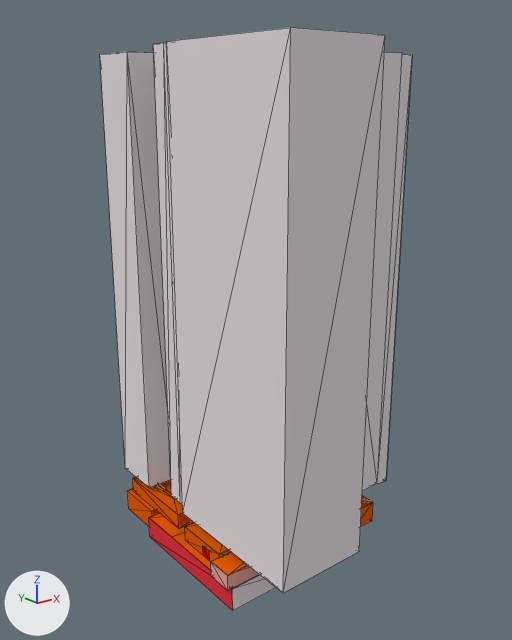
The Blender file Acuumap/AcuMap.blend, before and after one commit.
One viewpoint serves both versions: a 50 mm camera at (-32.7, -42.3, 32.3) aimed at (-0.1, -1.6, 16.1). The axes (+X, +Y, +Z) are drawn at lower left. The lights are the same throughout. Mesh edges are drawn as thin lines.
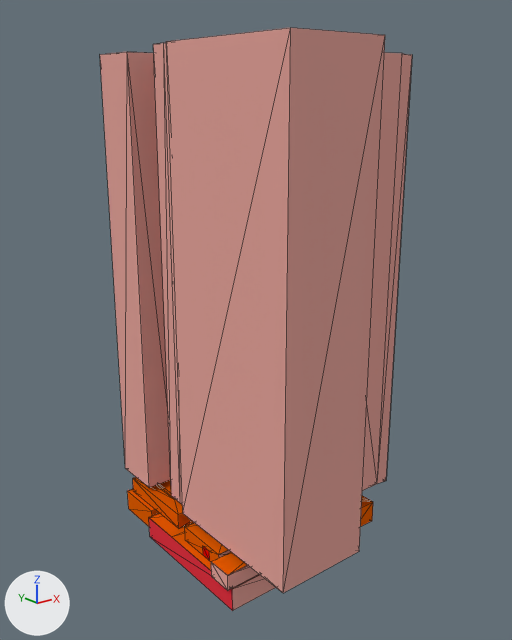
The newer file is also turned or shifted as a whole; pictures and numbers use the older file's frame.

What the commit changed:
Material 'Carpet' (mat_carpet) is new.
Its base color is (0.8, 0.0, 0.4) (pink #e700aa).
Material 'Grass' (mat_grass) is new.
Its base color is (0.0908, 0.8, 0.172) (green #55e773).
Material 'Sand' (mat_sand) is new.
Its base color is (0.787, 0.8, 0.00632) (yellow #e5e713).
me_plane is used by ob_plane; location (-7.13, -7.41, -0.53); rotation (0.0, 0.0, 3.142), in degrees (0, 0, 180).
me_plane had 696 vertices, 906 faces and spanned x -16.9..1.0, y -15.8..5.3, z -2.5..36.5.
me_plane now has 647 vertices, 900 faces and spans x -16.9..1.0, y -15.8..5.3, z -2.5..36.5.
Part 1, on me_plane:
53 vertices are removed from x -15.5..1.0, y -15.6..-0.5, z 0.0..1.3.
121 faces are deleted.
4 vertices are added at (-6.2, -1.2, 1.2), (-6.2, -6.9, 1.2), (-5.3, -5.8, 1.2), (-3.5, -5.8, 1.2).
82 new faces join them, mat_wood (orange #e75f01).
27 new faces join them, mat_brick (pink #e7a59d).
2 new faces join them, mat_grass (green #55e773).
4 new faces join them, mat_steel (purple #d07de7).
me_plane part 2: 206 faces spanning x -16.9..0.6, y -15.8..5.3, z -1.9..36.5 switch from mat_default (white #e7e0e3) to mat_brick (pink #e7a59d).
me_plane now uses material mat_carpet (pink #e700aa).
me_plane now uses material mat_grass (green #55e773).
me_plane now uses material mat_sand (yellow #e5e713).

Boxes [x1, y1, x2, y2] around the edits, measured in the pictures (512 x 640 px; the box of a moved part takes in the faces that stretch with it):
part 1 of me_plane, moved or reshaped: [127, 477, 373, 590] in both
part 2 of me_plane, recoloured (white to pink): [100, 28, 412, 610] in both
